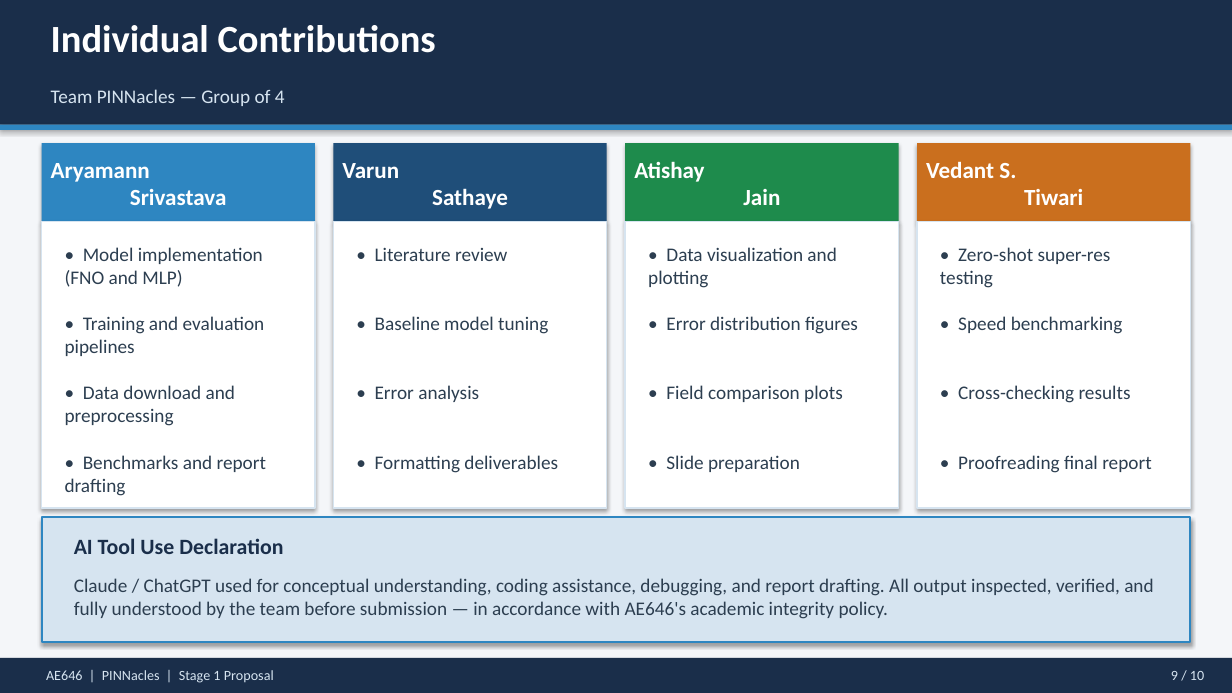
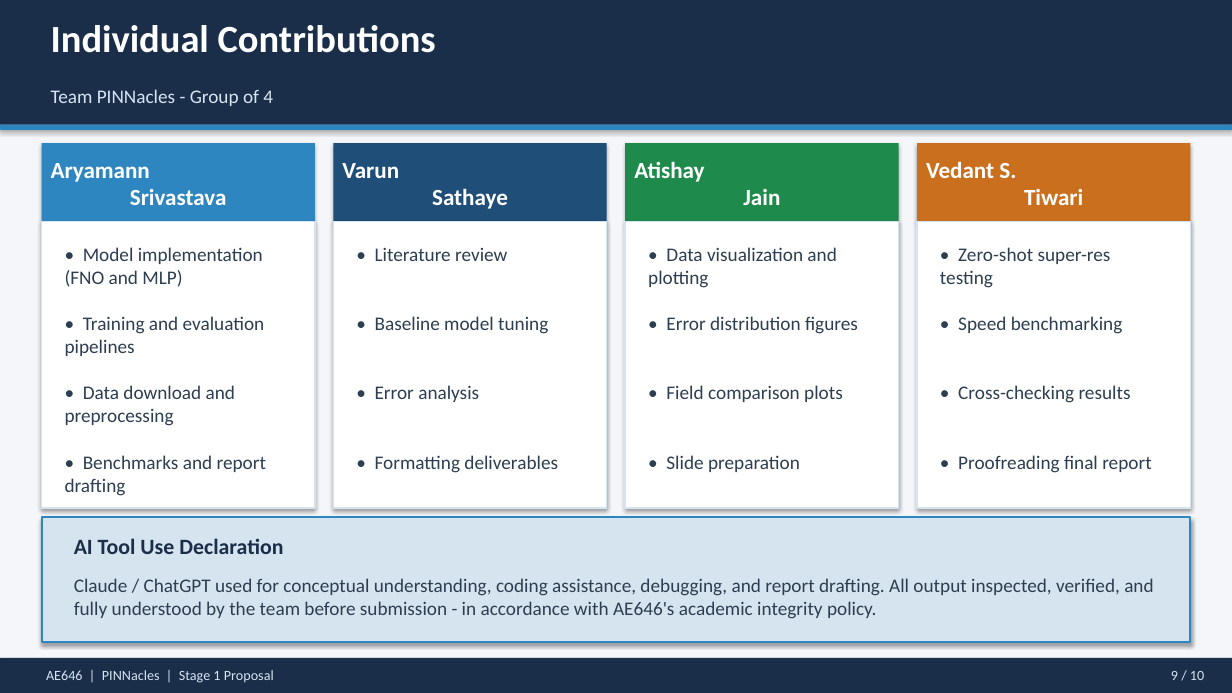
Before and after one commit to ARYAMANN7279/AE646-PINNacles, a slide deck: slide 9 of docs/PINNacles_Stage1_Presentation.pptx. Drawn at 1232x693 pixels with LibreOffice and Linux fonts; fonts in the diff are those of the drawing. Boxes give left, top, right and bottom in pixels: in the first picture for what was removed or moved away, otherwise in the second. Text is boxed around its words. In the diff, an @@ line names an element or a change of style, - is before the commit and + after.

```diff
--- a/docs/PINNacles_Stage1_Presentation.pptx
+++ b/docs/PINNacles_Stage1_Presentation.pptx
@@ text at (51, 89, 273, 106): text changed @@
-Team PINNacles — Group of 4
+Team PINNacles - Group of 4
@@ text at (74, 578, 1153, 619): text changed @@
-Claude / ChatGPT used for conceptual understanding, coding assistance, debugging, and report drafting. All output inspected, verified, and fully understood by the team before submission — in accordance with AE646's academic integrity policy.
+Claude / ChatGPT used for conceptual understanding, coding assistance, debugging, and report drafting. All output inspected, verified, and fully understood by the team before submission - in accordance with AE646's academic integrity policy.
```
Also in this commit, not shown: 9 other slides changed, 1 other file.
